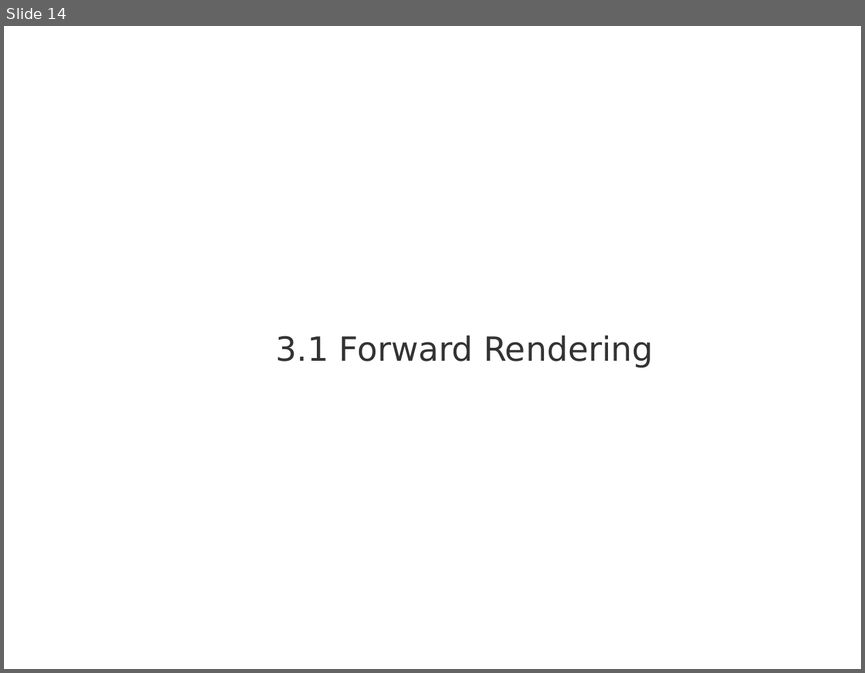
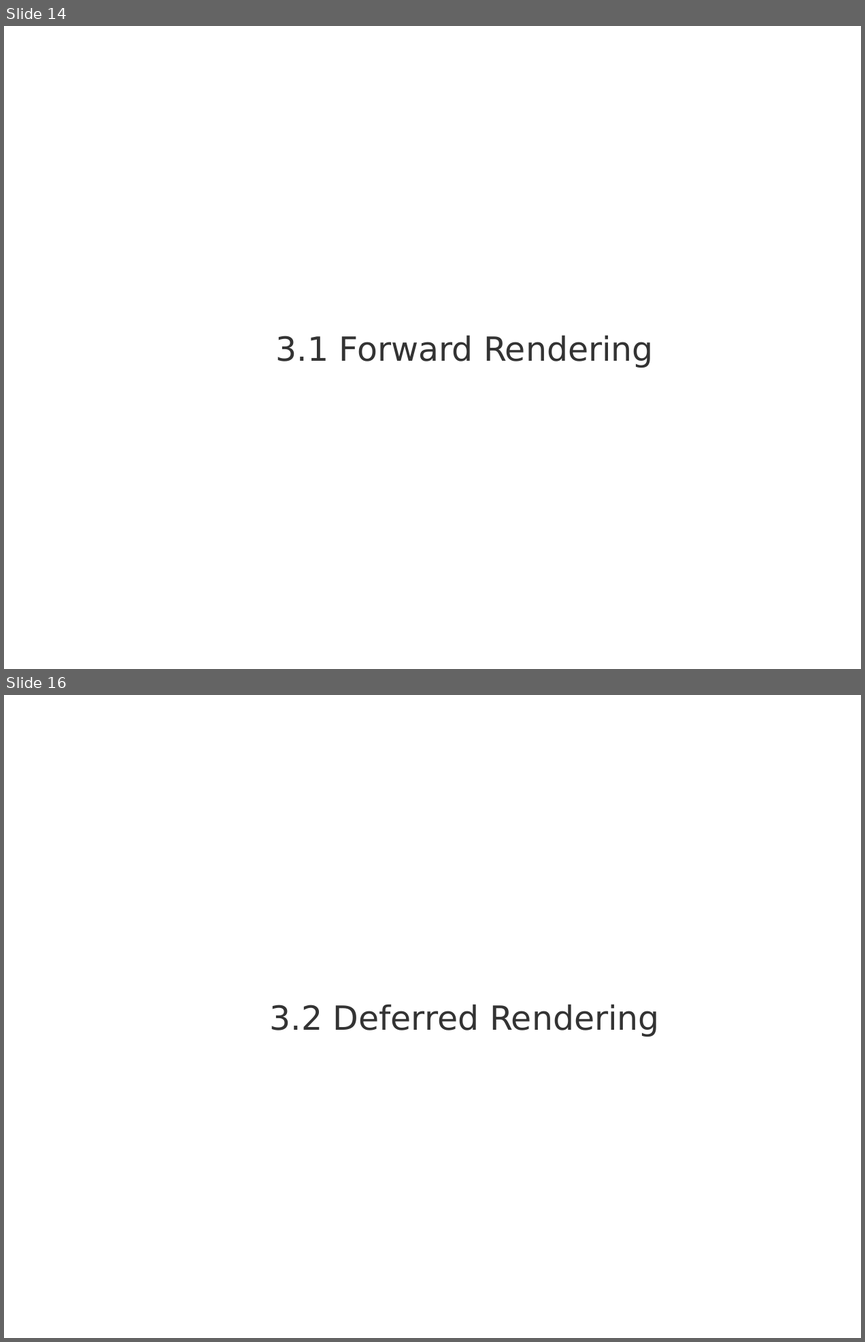
Before and after one commit to madowen/webGL, a slide deck: Docs/presentacion.pptx. Shown one above the other, each under a label of ours: slide 14 before the commit, slides 14 and 16 after it; the slides between them are not shown. The pictures are 865x673 and 865x1342 pixels, drawn with LibreOffice and Linux fonts; fonts in the diff are those of the drawing; background and template pictures are left out. Boxes give left, top, right and bottom in pixels: in the first picture for what was removed or moved away, otherwise in the second. Text is boxed around its words. In the diff, an @@ line names an element or a change of style, - is before the commit and + after.

```diff
--- a/Docs/presentacion.pptx
+++ b/Docs/presentacion.pptx
@@ slide 16 added at (x1=4, y1=695, x2=861, y2=1338), background picture (left out) @@
@@ title added at (x1=270, y1=1004, x2=660, y2=1036), 28 pt, text #333333 @@
+3.2 Deferred Rendering
```
Also in this commit, not shown: 7 slides changed, 18 other slides added, 1 slide removed, 1 other file.
